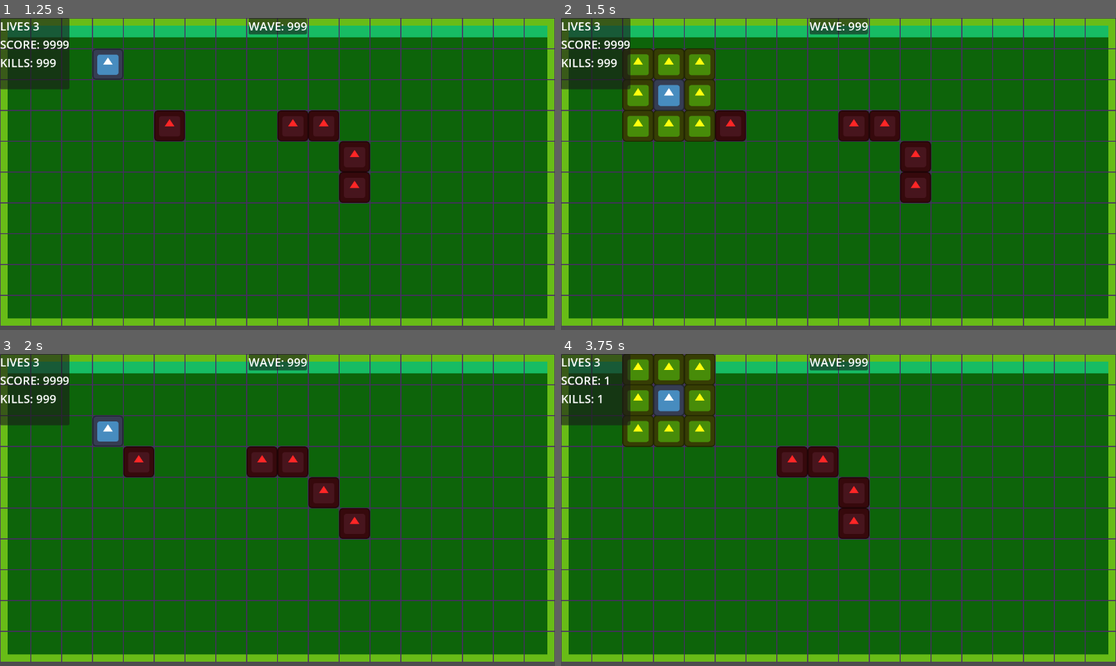
Above: before the commit, frames 1-4 (two rows, left to right).
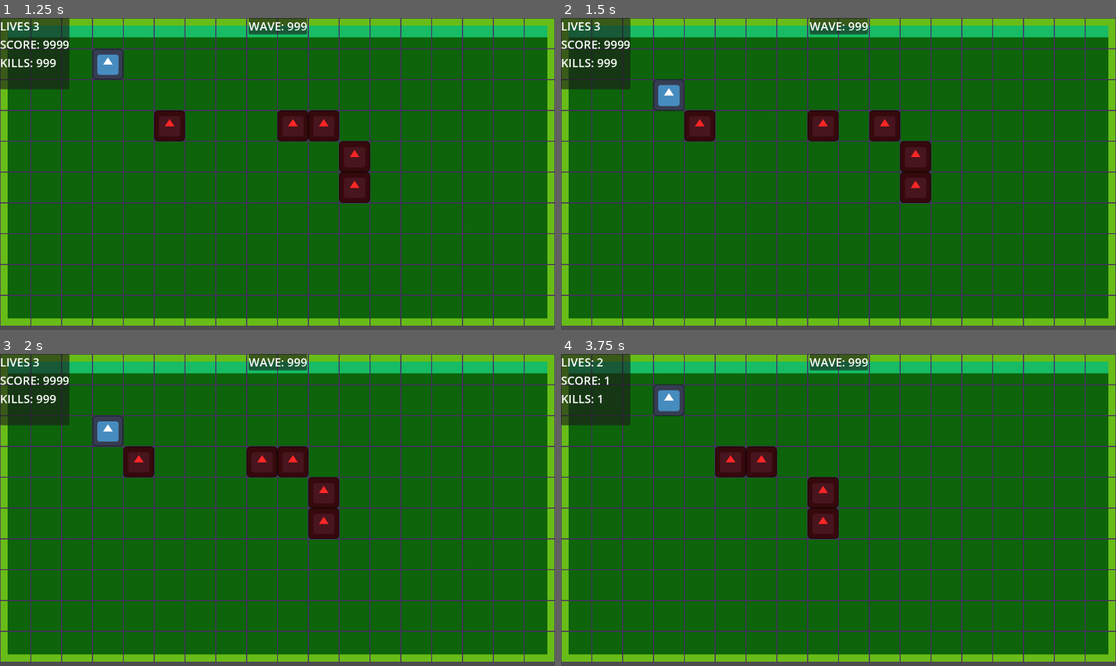
Above: after the commit, the same moments.

Repository: ZayLong/cross-explosion
Game: Godot game, scene res://main.tscn
The game is run twice, just before and just after one commit, with the same random seed, the same clock (stepped at 60 frames per second) and the same inputs. The engine's default icon, where the game draws it, is replaced by a stand-in: a white triangle on a blue panel in a dark square.
Inputs:
- Up to frame 1 (1.25 s): tap Enter at 0.5 s; hold Right (ui_right) from 0.53 s (still down)
- Up to frame 2 (1.5 s): release Right (ui_right) at 1.28 s; hold Down (ui_down) from 1.28 s (still down)
- Up to frame 3 (2 s): keep holding Down (ui_down)
- Up to frame 4 (3.75 s): release Down (ui_down) at 2.03 s; hold Right (ui_right) 2.03-2.78 s; hold Up (ui_up) 2.78-3.53 s; hold Left (ui_left) from 3.53 s (still down)

Frame 1 is identical in both runs. In frame 2, 5.9% of the frame differs, in the area x 11-56%, y 9-40%; in frame 3, 1.1%; in frame 4, 8.6%, in the area x 5-56%, y 0-60%.

Commit message:
tweak enemy movement

Diff:
--- a/tile_map_layer.gd
+++ b/tile_map_layer.gd
@@ -43,13 +43,13 @@
 	for child in get_children():
 		if child.is_in_group(&"GridNodes"):
 			child.move_request.connect(_on_move_request.bind(child))
-			var center_coord:Vector2i = self.local_to_map(child.position)
-			#if child.is_in_group(&"Enemies"): connect("took_damage")
+			var map_pos:Vector2i = self.local_to_map(child.position)
+			#if child.is_in_group(&&"Enemies"): connect("took_damage")
 			if child.is_in_group(&"Player"):
-				center_coord = starting_position
-				child.position = self.map_to_local(center_coord)
-			virtual_tile_map[center_coord].grid_node = child
-	player = get_tree().get_first_node_in_group("Player")
+				map_pos = starting_position
+				child.position = self.map_to_local(map_pos)
+			virtual_tile_map[map_pos].grid_node = child
+	player = get_tree().get_first_node_in_group(&"Player")
 	_astar_grid_setup()
 	for n in enemy_count:
 		_spawn_enemies()
@@ -58,14 +58,14 @@
 ## Evaluate whether or not the requester can move and to where.
 func _on_move_request(_direction:Vector2i, _node:Node2D) -> void:
 	if is_processing_turn: return
-	var center_coord:Vector2i = self.local_to_map(_node.position)
-	var new_center_coord:Vector2i = center_coord + _direction
-	if _is_tile_valid(new_center_coord) == false: return
+	var map_pos:Vector2i = self.local_to_map(_node.position)
+	var new_map_pos:Vector2i = map_pos + _direction
+	if _is_tile_valid(new_map_pos) == false: return
 	is_processing_turn = true
-	virtual_tile_map[new_center_coord] = virtual_tile_map[center_coord].duplicate()
-	virtual_tile_map[center_coord].grid_node = null
-	move_response.emit(self.map_to_local(new_center_coord), _node)
-	await _evaluate_explosion(new_center_coord)
+	virtual_tile_map[new_map_pos] = virtual_tile_map[map_pos].duplicate()
+	virtual_tile_map[map_pos].grid_node = null
+	move_response.emit(self.map_to_local(new_map_pos), _node)
+	#await _evaluate_explosion(new_map_pos)
 	_move_enemies()
 	## Everyone has finished moving, now lets EXPLODE (maybe)
 	is_processing_turn = false
@@ -108,9 +108,9 @@
 func _hurt_enemies(cell) -> void:
 	if virtual_tile_map.has(cell) == false: return
 	if virtual_tile_map[cell].grid_node == null: return
-	if virtual_tile_map[cell].grid_node.is_in_group("Enemies") == false: return
+	if virtual_tile_map[cell].grid_node.is_in_group(&"Enemies") == false: return
 	## await grid_node.hurt_animation
-	virtual_tile_map[cell].grid_node.queue_free()
+	if virtual_tile_map[cell].grid_node.is_queued_for_deletion() == false: virtual_tile_map[cell].grid_node.queue_free()
 	score += 1
 	kill_count += 1
 	update_score.emit(score)
@@ -133,6 +133,9 @@
 	astar_grid.cell_size = cell_size
 	astar_grid.diagonal_mode = AStarGrid2D.DIAGONAL_MODE_NEVER
 	if astar_grid.is_dirty(): astar_grid.update()
+
+
+func _astar_update_solids() -> void:
 	for cell in self.get_used_cells():
 		var tile_data:TileData = self.get_cell_tile_data(cell)
 		#if _is_tile_valid(cell) == false: astar_grid.set_point_solid(cell, true)
@@ -166,25 +169,39 @@
 
 
 func _move_enemies() -> void:
-	_astar_grid_setup()
-	print("MOVE")
-	var enemies:Array[Node] = get_tree().get_nodes_in_group("Enemies")
+	_astar_update_solids()
+	var enemies:Array[Node] = get_tree().get_nodes_in_group(&"Enemies")
 	enemies.sort_custom(_sort_by_real_distance) ## enemies move in the order of closest to farthest from the player
 
 	for enemy in enemies:
 		var our_pos:Vector2i = self.local_to_map(enemy.position)
 		var player_position:Vector2i = self.local_to_map(player.position)
 		var movement_points = astar_grid.get_point_path(our_pos, player_position)
-		if movement_points.size() < 2: return
-		var new_center_coord:Vector2i = local_to_map(movement_points[1])
-
-		if _is_tile_valid(new_center_coord) == false: return
+		if movement_points.size() < 2:
+			return
+		var new_map_pos:Vector2i = local_to_map(movement_points[1])
+
+		if virtual_tile_map.has(new_map_pos) == false: return
+		if virtual_tile_map[new_map_pos].grid_node != null:
+			if virtual_tile_map[new_map_pos].grid_node.is_in_group(&"Enemies"): return
+		if virtual_tile_map[new_map_pos].is_wall: return
+
+
 		if movement_points.size() > 1: enemy.global_position = movement_points[1]
-		virtual_tile_map[new_center_coord] = virtual_tile_map[our_pos].duplicate()
+		if virtual_tile_map[new_map_pos].grid_node == player:
+			print("WE CAUGHT THE PLAYER MUHAHA >:D")
+			_hurt_player()
+		virtual_tile_map[new_map_pos] = virtual_tile_map[our_pos].duplicate()
 		virtual_tile_map[our_pos].grid_node = null
 		await get_tree().create_timer(0.1).timeout
-	print("MOVE END")
-
+
+
+func _hurt_player() -> void:
+	lives -= 1
+	update_lives.emit(lives)
+	if lives > 0:
+		_evaluate_explosion(local_to_map(player.position), true)
+	# some hurt feedback
 
 func _get_random_tile_away_from(target_pos: Vector2, min_distance:int = 8) -> Vector2:
 	var picked_tiles:Array[Vector2i] = []
